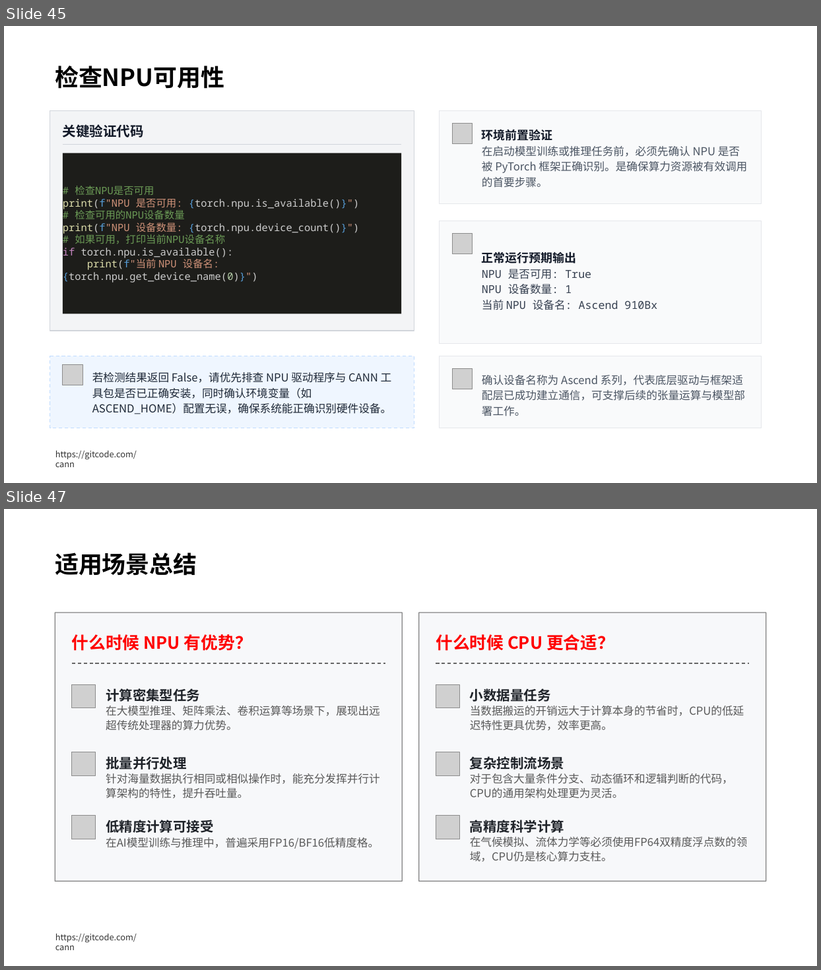
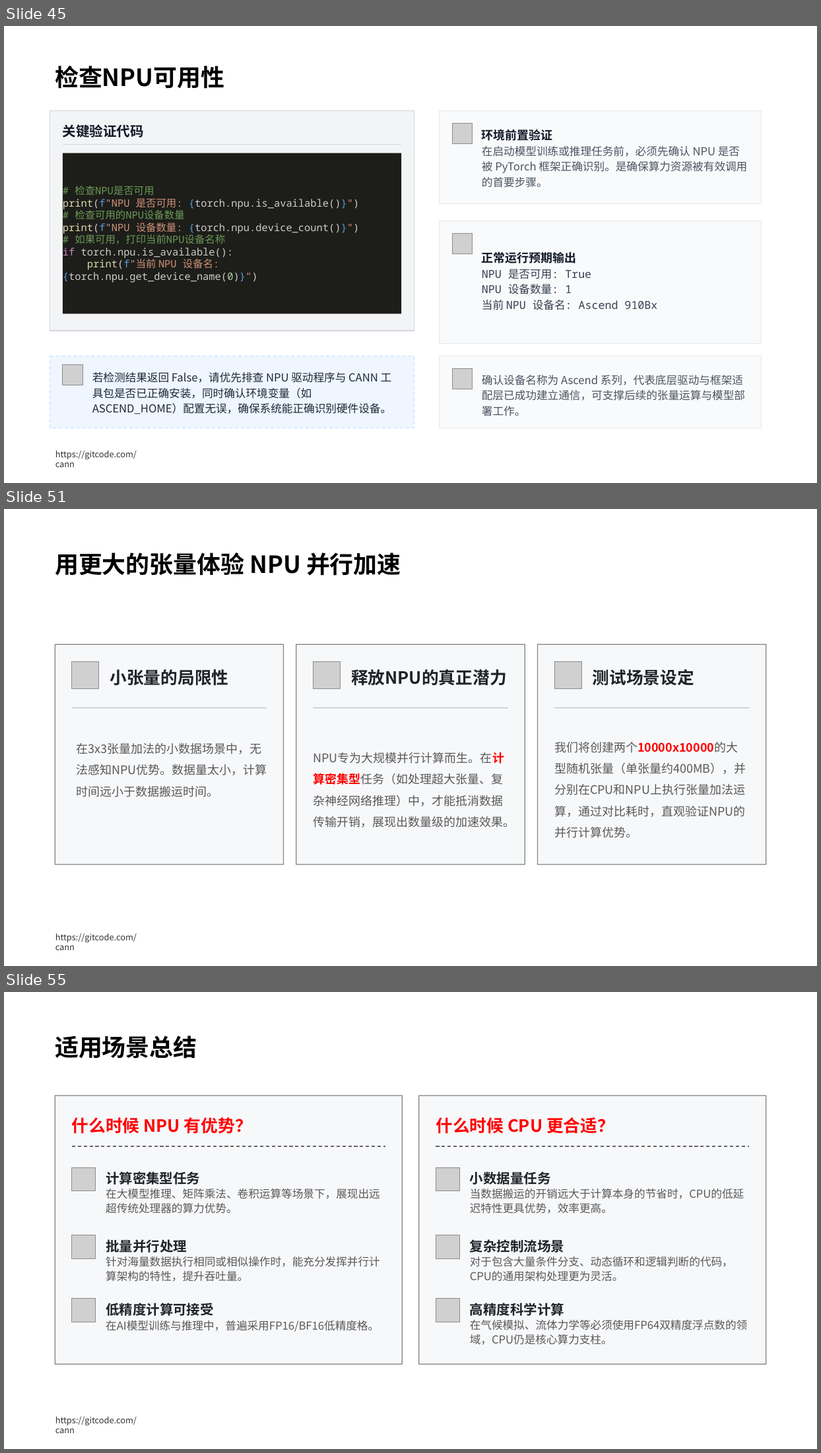
Before and after one commit to hicann/cann-learning-hub, a slide deck: quick_start/cann_basics/slides/artificial_intelligence_basics.pptx. Shown one above the other, each under a label of ours: slides 45 and 47 before the commit, slides 45, 51 and 55 after it; the slides between them are not shown. The pictures are 821x970 and 821x1453 pixels, drawn with LibreOffice and Linux fonts; fonts in the diff are those of the drawing; grey boxes stand for pictures; background and template pictures are left out. Boxes give left, top, right and bottom in pixels: in the first picture for what was removed or moved away, otherwise in the second. Text is boxed around its words. In the diff, an @@ line names an element or a change of style, - is before the commit and + after.

```diff
--- a/quick_start/cann_basics/slides/artificial_intelligence_basics.pptx
+++ b/quick_start/cann_basics/slides/artificial_intelligence_basics.pptx
@@ slide 51 added at [4, 509, 817, 966], background #FFFFFF; not listed: 1 template element that a slide beside it also shows @@
@@ text added at [55, 553, 401, 576], 28 pt, text #000000, bold @@
+用更大的张量体验 NPU 并行加速
@@ rounded rectangle added at [55, 644, 284, 864], fill #F7F8FA, outline #666666 1 pt @@
@@ rounded rectangle added at [296, 644, 525, 864], fill #F7F8FA, outline #666666 1 pt @@
@@ rounded rectangle added at [537, 644, 766, 864], fill #F7F8FA, outline #666666 1 pt @@
@@ picture added at [72, 661, 98, 689] @@
@@ picture added at [313, 661, 340, 689] @@
@@ picture added at [554, 661, 582, 689] @@
@@ text added at [110, 669, 229, 686], 20 pt, text #1F2329, bold @@
+小张量的局限性
@@ text added at [351, 669, 507, 686], 20 pt, text #1F2329, bold @@
+释放NPU的真正潜力
@@ text added at [593, 669, 694, 686], 20 pt, text #1F2329, bold @@
+测试场景设定
@@ line added from (72, 708) to (267, 708), #666666 1 pt @@
@@ line added from (313, 708) to (508, 708), #666666 1 pt @@
@@ line added from (554, 708) to (749, 708), #666666 1 pt @@
@@ text added at [76, 743, 267, 797], 14 pt, text #595959 @@
+在3x3张量加法的小数据场景中，无法感知NPU优势。数据量太小，计算时间远小于数据搬运时间。
@@ text added at [554, 742, 746, 838], 14 pt, text #595959 @@
+我们将创建两个10000x10000的大型随机张量（单张量约400MB），并分别在CPU和NPU上执行张量加法运算，通过对比耗时，直观验证NPU的并行计算优势。
@@ text added at [313, 752, 515, 828], 14 pt, text #595959 @@
+NPU专为大规模并行计算而生。在计算密集型任务（如处理超大张量、复杂神经网络推理）中，才能抵消数据传输开销，展现出数量级的加速效果。
@@ what was slide 47 is now slide 55 @@
```
Also in this commit, not shown: 8 slides changed, 9 other slides added, 1 slide removed, 1 other file.
